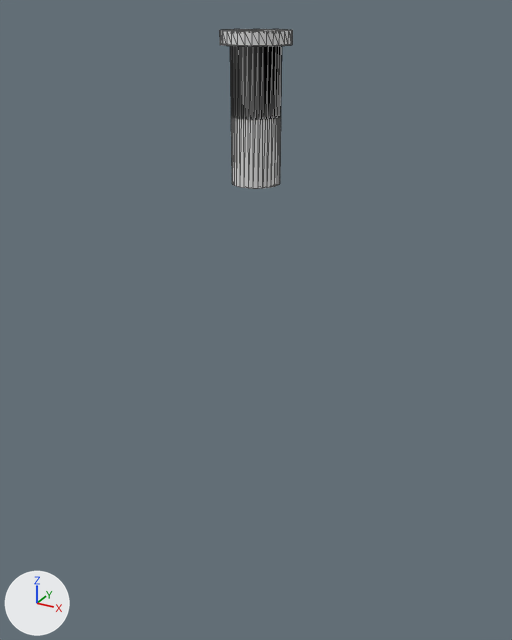
Before and after pictures for a commit that changed the OBJ model FloppyBird/Assets/tube.obj.
Rendered twice from a camera (50 mm lens) standing at (1.1, -2.0, 0.52) and looking at (-0.03, 0.05, -0.51). The lights are fixed; the arrows at lower left show +X, +Y and +Z. Mesh edges are drawn as thin lines. Where no turn or scale is listed for an object, it has been applied to the vertices.
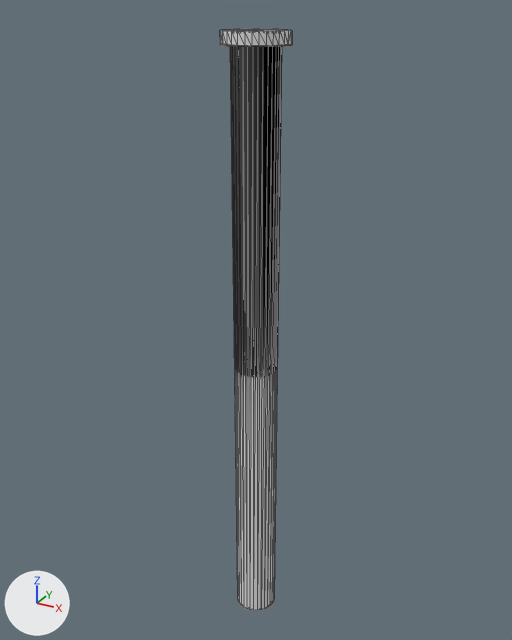
The newer file is also turned or shifted as a whole; pictures and numbers use the older file's frame.

Pixel boxes [x1, y1, x2, y2] of what changed, in the pictures (512 x 640 px; the box of a moved part takes in the faces that stretch with it):
'Cylinder', reshaped (261% taller): before [220, 29, 292, 189]; after [220, 29, 292, 610]
part 1 of me_cylinder, moved or reshaped: before [231, 50, 282, 189]; after [231, 50, 282, 610]

Diff of the bpy script that builds the scene:
```diff
--- a/FloppyBird/Assets/tube.obj.py
+++ b/FloppyBird/Assets/tube.obj.py
@@ me_cylinder @@
 me_cylinder.from_pydata(...)  # 160 vertices, 350 faces; spans x -0.107..0.11, y -0.108..0.108, z 0.002..0.459
 # used by ob_cylinder; location = (0.0, 0.0, 0.0)
+# me_cylinder part 1: all 32 vertices in x -0.076..0.079, y -0.077..0.077, z 0.002 are moved by (0.0, 0.0, -1.757)
```
